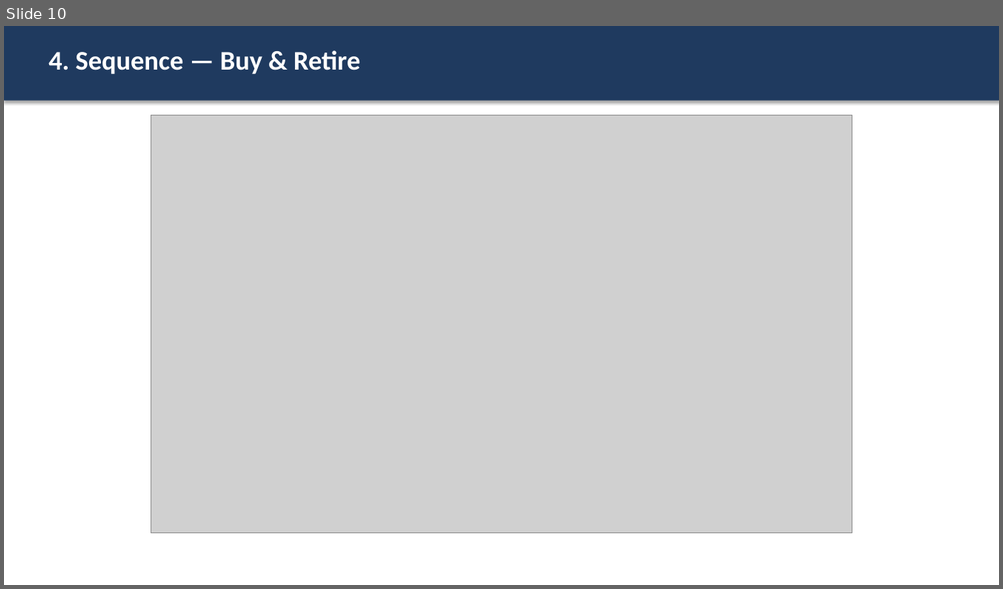
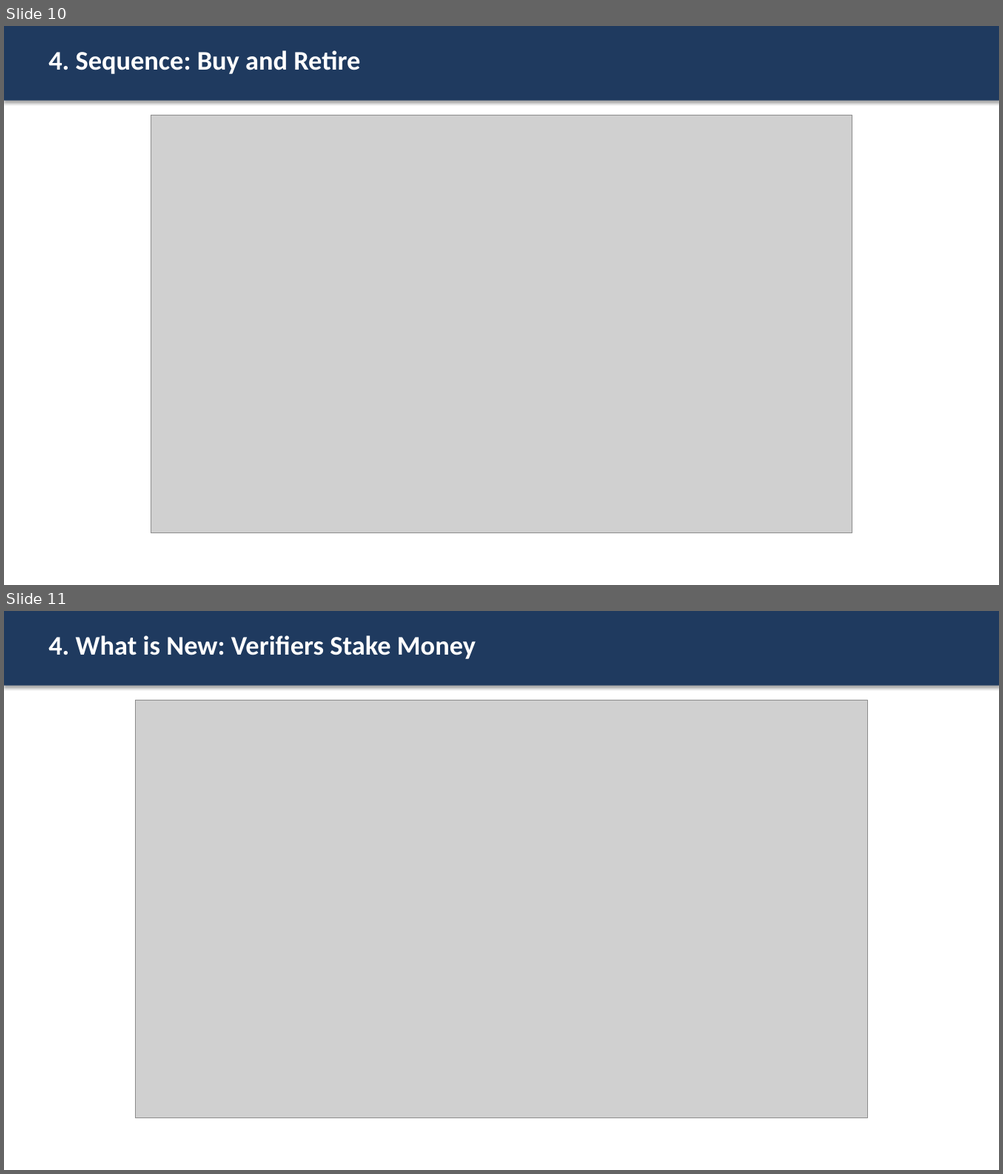
Before and after one commit to AviDhandhania/carbon-credit-blockchain, a slide deck: presentation/DA1_Presentation.pptx. Shown one above the other, each under a label of ours: slide 10 before the commit, slides 10 and 11 after it. The pictures are 1003x589 and 1003x1174 pixels, drawn with LibreOffice and Linux fonts; fonts in the diff are those of the drawing; grey boxes stand for pictures. Boxes give left, top, right and bottom in pixels: in the first picture for what was removed or moved away, otherwise in the second. Text is boxed around its words. In the diff, an @@ line names an element or a change of style, - is before the commit and + after.

Commit message:
Add verifier staking novelty; rewrite report and slides in plainer English
Novel contribution (new Section 4.4), addressing the "garbage in" risk the
previous version only listed and did not solve:

- VerifierStake contract: verifiers lock a deposit before approving a project
  and it stays locked through a 90-day challenge window. Anyone can challenge a
  batch with a bond plus IPFS evidence; a regulator rules; a winning challenge
  slashes the stake, paying the challenger and a buyer compensation pool. A
  losing challenge forfeits the bond.
- Traceable batches: each mint records project ID, verifier and evidence hash,
  so a fake project's credits can be flagged instead of poisoning a token pool.
- Soulbound retirement certificate: burning mints a non-transferable ERC-721,
  so an offset claim has a public owner and cannot be resold as proof.

Threaded through the rest: new gap G4, objective O6, fourth contract in the
architecture, 7-step workflow, certificate step in the sequence diagram, new
gantt phase, new diagrams/novelty.png, two new slides.

Also rewrote the report and slide text in short plain sentences and dropped the
em dashes and arrows.

Diagram fix: gantt task names moved to the y-axis, since a one-week bar can
never fit its own label. Architecture layer labels rotated into the left margin
so the vertical arrows no longer strike through them.

```diff
--- a/presentation/DA1_Presentation.pptx
+++ b/presentation/DA1_Presentation.pptx
@@ slide 11 added at [4,611,999,1170], background #FFFFFF @@
@@ rectangle added at [4,611,999,686], fill #1F3A5F @@
@@ text added at [48,635,475,659], 26 pt, text #FFFFFF, bold @@
+4. What is New: Verifiers Stake Money
@@ picture added at [135,701,868,1119] @@
@@ slide 10 changed as well @@
@@ text at [48,50,360,74]: text changed @@
-4. Sequence — Buy & Retire
+4. Sequence: Buy and Retire
```
Also in this commit, not shown: 10 other slides changed, 2 other slides added, 1 slide removed, 10 other files.
